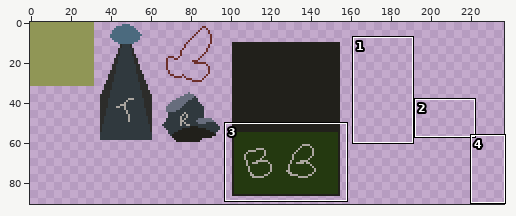
Pixel-art file -- assets/textures/tileset-1.aseprite. The first picture is a wide view before the edit; the outline marks the close-up.
Close-up. First the earlier version:
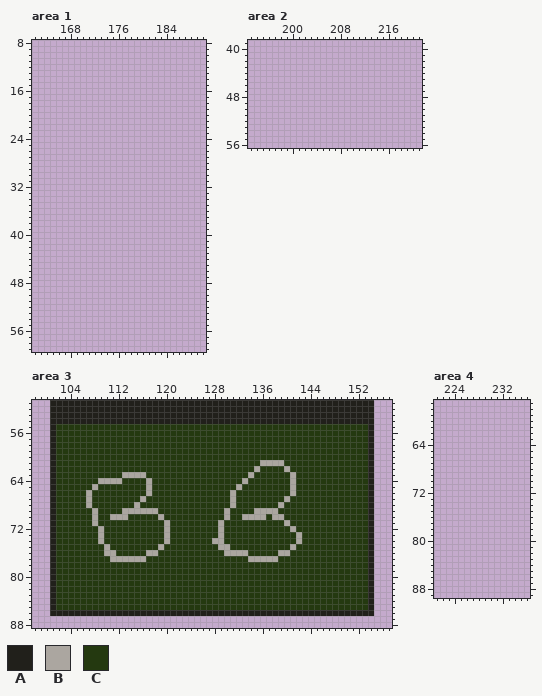
1024x1024 pixels, 1 frame. Shown: area 1: x 162..190, y 8..59; area 2: x 193..221, y 39..56; area 3: x 98..157, y 51..88; area 4: x 221..236, y 57..89. The wide view leaves out empty margins.
Visible layers, top first: "Tilemap 1", "Layer 1".
Palette (. is transparent): A #21201b  B #aba6a0  C #243910
Pixels before, area 3, first column x 101:
51 AAAAAAAAAAAAAAAAAAAAAAAAAAAAAAAAAAAAAAAAAAAAAAAAAAAAAA
52 AAAAAAAAAAAAAAAAAAAAAAAAAAAAAAAAAAAAAAAAAAAAAAAAAAAAAA
53 AAAAAAAAAAAAAAAAAAAAAAAAAAAAAAAAAAAAAAAAAAAAAAAAAAAAAA
54 AAAAAAAAAAAAAAAAAAAAAAAAAAAAAAAAAAAAAAAAAAAAAAAAAAAAAA
55 ACCCCCCCCCCCCCCCCCCCCCCCCCCCCCCCCCCCCCCCCCCCCCCCCCCCCA
56 ACCCCCCCCCCCCCCCCCCCCCCCCCCCCCCCCCCCCCCCCCCCCCCCCCCCCA
57 ACCCCCCCCCCCCCCCCCCCCCCCCCCCCCCCCCCCCCCCCCCCCCCCCCCCCA
58 ACCCCCCCCCCCCCCCCCCCCCCCCCCCCCCCCCCCCCCCCCCCCCCCCCCCCA
59 ACCCCCCCCCCCCCCCCCCCCCCCCCCCCCCCCCCCCCCCCCCCCCCCCCCCCA
60 ACCCCCCCCCCCCCCCCCCCCCCCCCCCCCCCCCCCCCCCCCCCCCCCCCCCCA
61 ACCCCCCCCCCCCCCCCCCCCCCCCCCCCCCCCCCBBBBCCCCCCCCCCCCCCA
62 ACCCCCCCCCCCCCCCCCCCCCCCCCCCCCCCCCBCCCCBCCCCCCCCCCCCCA
63 ACCCCCCCCCCCBBBBCCCCCCCCCCCCCCCCCBCCCCCCBCCCCCCCCCCCCA
64 ACCCCCCCBBBBCCCCBCCCCCCCCCCCCCCCBCCCCCCCBCCCCCCCCCCCCA
65 ACCCCCCBCCCCCCCCBCCCCCCCCCCCCCCBCCCCCCCCBCCCCCCCCCCCCA
66 ACCCCCBCCCCCCCCCBCCCCCCCCCCCCCBCCCCCCCCCBCCCCCCCCCCCCA
67 ACCCCCBCCCCCCCCBCCCCCCCCCCCCCCBCCCCCCCCBCCCCCCCCCCCCCA
68 ACCCCCBCCCCCCCBCCCCCCCCCCCCCCCBCCCCCCCBCCCCCCCCCCCCCCA
69 ACCCCCCBCCCCBBBBBBCCCCCCCCCCCBCCCCBBBBCCCCCCCCCCCCCCCA
70 ACCCCCCBCCBBBCCCCCBCCCCCCCCCCBCCBBBBCBBCCCCCCCCCCCCCCA
71 ACCCCCCBCCCCCCCCCCCBCCCCCCCCBCCCCCCCCCCBCCCCCCCCCCCCCA
72 ACCCCCCCBCCCCCCCCCCBCCCCCCCCBCCCCCCCCCCCBCCCCCCCCCCCCA
73 ACCCCCCCBCCCCCCCCCCBCCCCCCCCBCCCCCCCCCCCCBCCCCCCCCCCCA
74 ACCCCCCCBCCCCCCCCCCBCCCCCCCBBCCCCCCCCCCCCBCCCCCCCCCCCA
75 ACCCCCCCCBCCCCCCCCBCCCCCCCCCBBCCCCCCCCCCBCCCCCCCCCCCCA
76 ACCCCCCCCBBCCCCCBBCCCCCCCCCCCBBBBCCCCCBBCCCCCCCCCCCCCA
77 ACCCCCCCCCBBBBBBCCCCCCCCCCCCCCCCCBBBBBCCCCCCCCCCCCCCCA
78 ACCCCCCCCCCCCCCCCCCCCCCCCCCCCCCCCCCCCCCCCCCCCCCCCCCCCA
79 ACCCCCCCCCCCCCCCCCCCCCCCCCCCCCCCCCCCCCCCCCCCCCCCCCCCCA
80 ACCCCCCCCCCCCCCCCCCCCCCCCCCCCCCCCCCCCCCCCCCCCCCCCCCCCA
81 ACCCCCCCCCCCCCCCCCCCCCCCCCCCCCCCCCCCCCCCCCCCCCCCCCCCCA
82 ACCCCCCCCCCCCCCCCCCCCCCCCCCCCCCCCCCCCCCCCCCCCCCCCCCCCA
83 ACCCCCCCCCCCCCCCCCCCCCCCCCCCCCCCCCCCCCCCCCCCCCCCCCCCCA
84 ACCCCCCCCCCCCCCCCCCCCCCCCCCCCCCCCCCCCCCCCCCCCCCCCCCCCA
85 ACCCCCCCCCCCCCCCCCCCCCCCCCCCCCCCCCCCCCCCCCCCCCCCCCCCCA
86 AAAAAAAAAAAAAAAAAAAAAAAAAAAAAAAAAAAAAAAAAAAAAAAAAAAAAA
After:
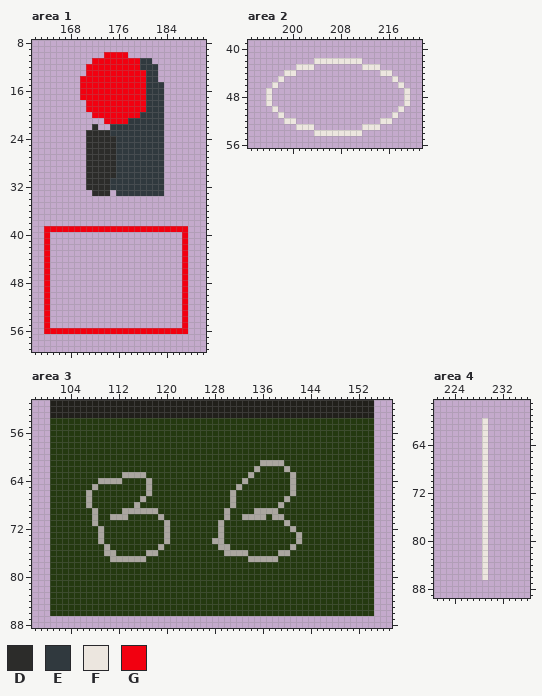
Colours new in this view: D #2c2c2a  E #30393e  F #ece6df  G #f20010
Edits made:
Changed rows in their new state; - is an unchanged pixel.
Area 1, layers "Tilemap 1", "Layer 1":
first column x 170:
10 ----GGGG------
11 --GGGGGGGGEE--
12 -GGGGGGGGGEEE-
13 -GGGGGGGGGGEE-
14 GGGGGGGGGGGEE-
15 GGGGGGGGGGGEEE
16 GGGGGGGGGGGEEE
17 GGGGGGGGGGGEEE
18 -GGGGGGGGGGEEE
19 -GGGGGGGGGGEEE
20 --GGGGGGGGEEEE
21 ----GGGGEEEEEE
22 --D--EEEEEEEEE
23 -DDDDEEEEEEEEE
24 -DDDDDEEEEEEEE
25 -DDDDDEEEEEEEE
26 -DDDDDEEEEEEEE
27 -DDDDDEEEEEEEE
28 -DDDDDEEEEEEEE
29 -DDDDDEEEEEEEE
30 -DDDDDEEEEEEEE
31 -DDDDEEEEEEEEE
32 -DDDDEEEEEEEEE
33 --DDD-EEEEEEEE
first column x 164:
39 GGGGGGGGGGGGGGGGGGGGGGGG
40 G----------------------G
41 G----------------------G
42 G----------------------G
43 G----------------------G
44 G----------------------G
45 G----------------------G
46 G----------------------G
47 G----------------------G
48 G----------------------G
49 G----------------------G
50 G----------------------G
51 G----------------------G
52 G----------------------G
53 G----------------------G
54 G----------------------G
55 G----------------------G
56 GGGGGGGGGGGGGGGGGGGGGGGG
Area 2, layer "Tilemap 1":
first column x 196:
42 --------FFFFFFFF--------
43 -----FFF--------FFF-----
44 ---FF--------------FF---
45 --F------------------F--
46 -F--------------------F-
47 F----------------------F
48 F----------------------F
49 F----------------------F
50 -F--------------------F-
51 --F------------------F--
52 ---FF--------------FF---
53 -----FFF--------FFF-----
54 --------FFFFFFFF--------
Area 3, layer "Tilemap 1":
first column x 101:
54 CCCCCCCCCCCCCCCCCCCCCCCCCCCCCCCCCCCCCCCCCCCCCCCCCCCCCC
55 C----------------------------------------------------C
56 C----------------------------------------------------C
57 C----------------------------------------------------C
58 C----------------------------------------------------C
59 C----------------------------------------------------C
60 C----------------------------------------------------C
61 C----------------------------------------------------C
62 C----------------------------------------------------C
63 C----------------------------------------------------C
64 C----------------------------------------------------C
65 C----------------------------------------------------C
66 C----------------------------------------------------C
67 C----------------------------------------------------C
68 C----------------------------------------------------C
69 C----------------------------------------------------C
70 C----------------------------------------------------C
71 C----------------------------------------------------C
72 C----------------------------------------------------C
73 C----------------------------------------------------C
74 C----------------------------------------------------C
75 C----------------------------------------------------C
76 C----------------------------------------------------C
77 C----------------------------------------------------C
78 C----------------------------------------------------C
79 C----------------------------------------------------C
80 C----------------------------------------------------C
81 C----------------------------------------------------C
82 C----------------------------------------------------C
83 C----------------------------------------------------C
84 C----------------------------------------------------C
85 C----------------------------------------------------C
86 CCCCCCCCCCCCCCCCCCCCCCCCCCCCCCCCCCCCCCCCCCCCCCCCCCCCCC
Area 4, layer "Tilemap 1":
first column x 229:
60 F
61 F
62 F
63 F
64 F
65 F
66 F
67 F
68 F
69 F
70 F
71 F
72 F
73 F
74 F
75 F
76 F
77 F
78 F
79 F
80 F
81 F
82 F
83 F
84 F
85 F
86 F
